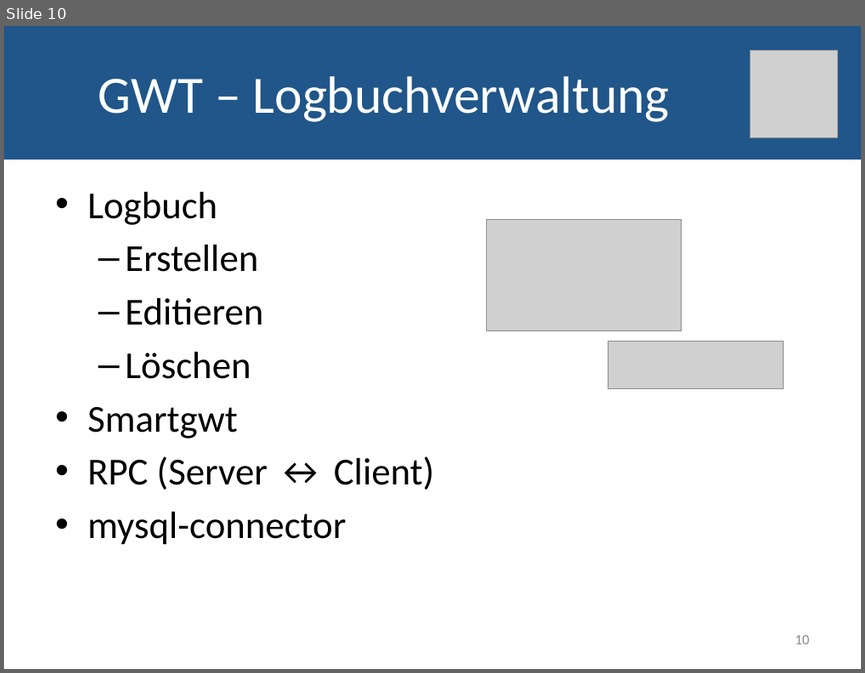
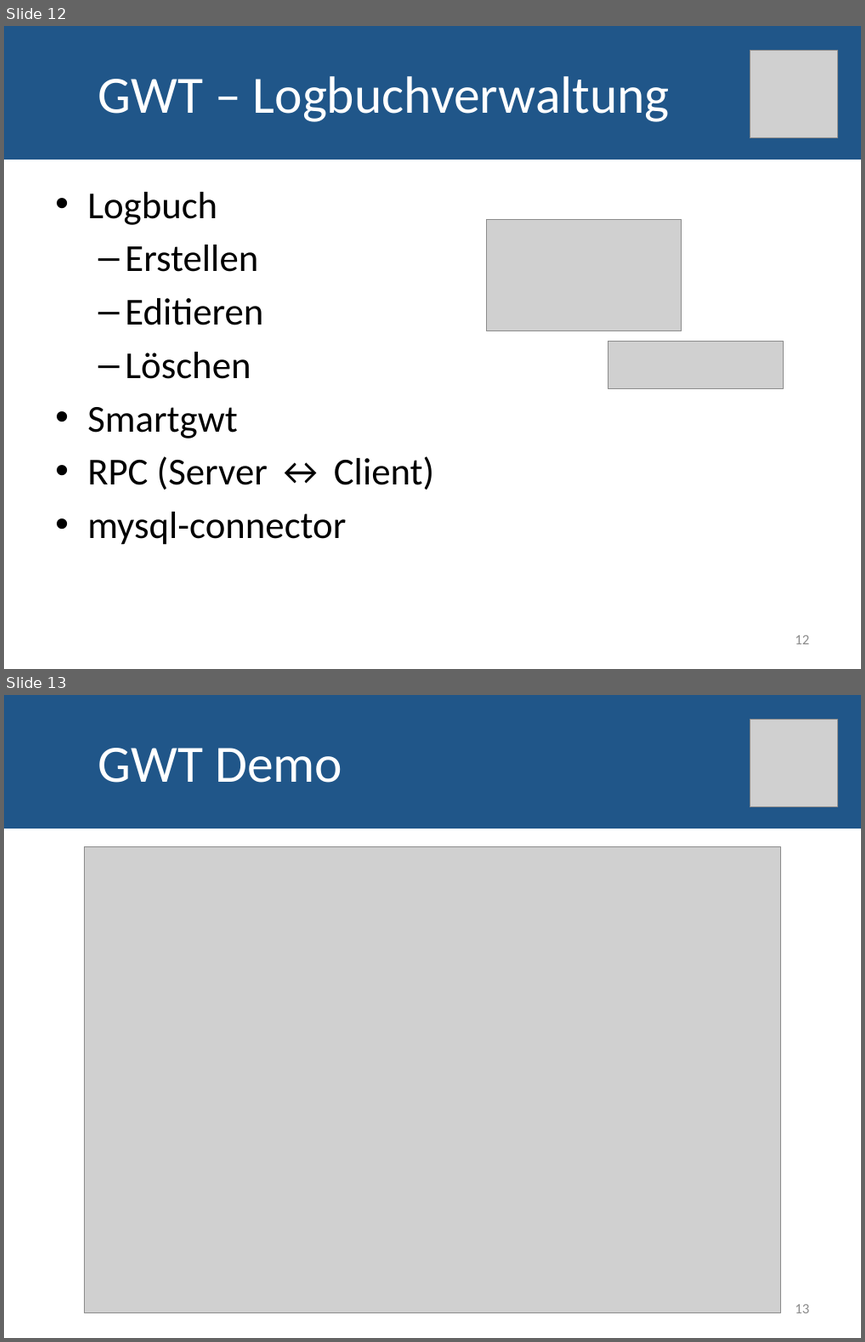
Before and after one commit to JoHae/htwg.seapal.akjjjh, a slide deck: docs/Seapal_Praesi.pptx. Shown one above the other, each under a label of ours: slide 10 before the commit, slides 12 and 13 after it. The pictures are 865x673 and 865x1342 pixels, drawn with LibreOffice and Linux fonts; fonts in the diff are those of the drawing; grey boxes stand for pictures. Boxes give left, top, right and bottom in pixels: in the first picture for what was removed or moved away, otherwise in the second. Text is boxed around its words. In the diff, an @@ line names an element or a change of style, - is before the commit and + after.

```diff
--- a/docs/Seapal_Praesi.pptx
+++ b/docs/Seapal_Praesi.pptx
@@ slide 13 added at (4, 695, 861, 1338), background #FFFFFF @@
@@ rectangle added at (4, 695, 861, 828), fill #205689, outline #205689 0.75 pt, 44 pt, text #FFFFFF @@
+GWT Demo
@@ picture added at (749, 720, 837, 807) @@
@@ picture added at (85, 846, 780, 1312) @@
@@ page number added at (794, 1304, 809, 1313), 12 pt, text #8C8C8C @@
+13
@@ what was slide 10 is now slide 12 @@
@@ page number at (794, 635, 809, 644): text changed @@
-10
+12
```
Also in this commit, not shown: 3 slides changed, 3 other slides added, 2 slides removed, 46 other files.
